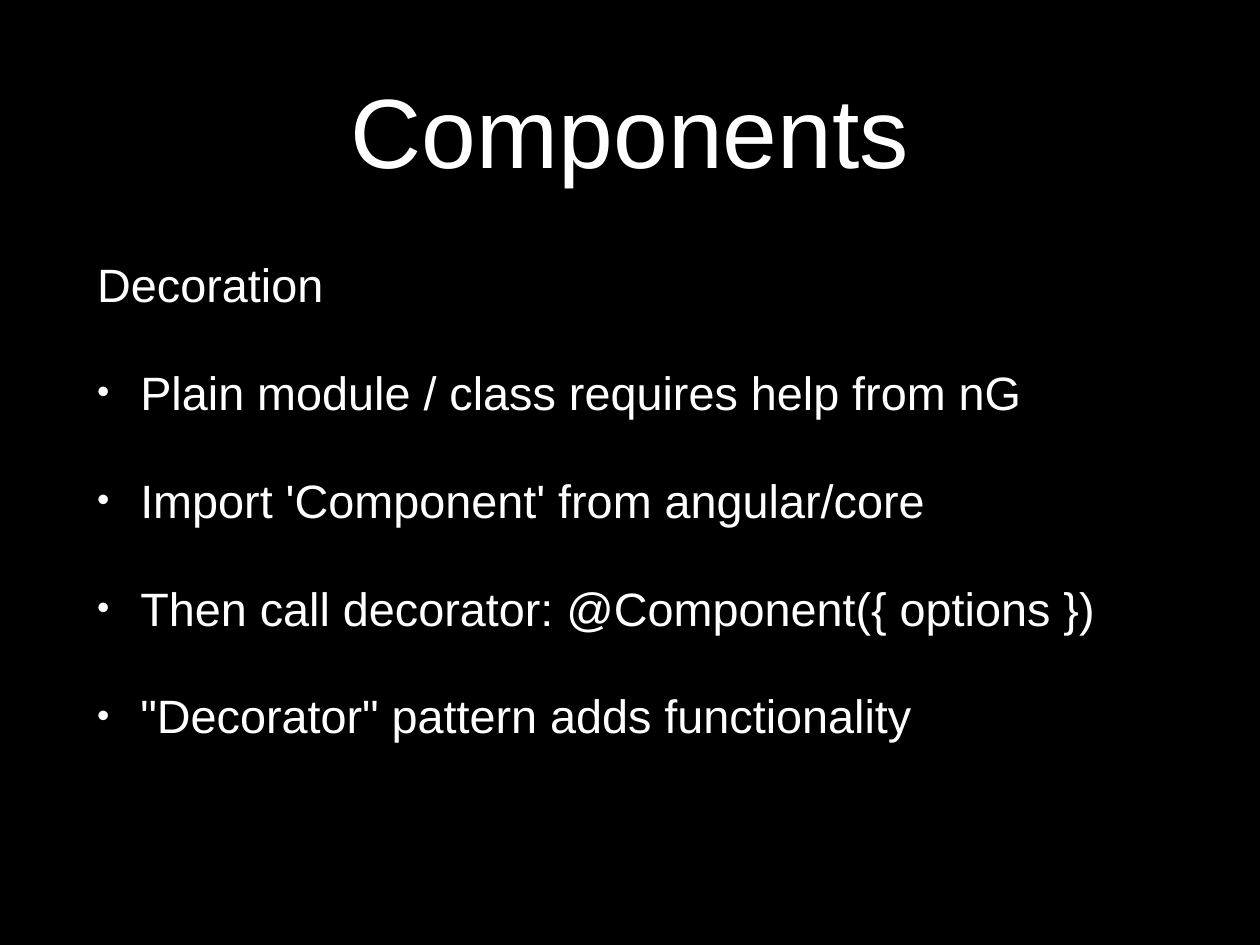
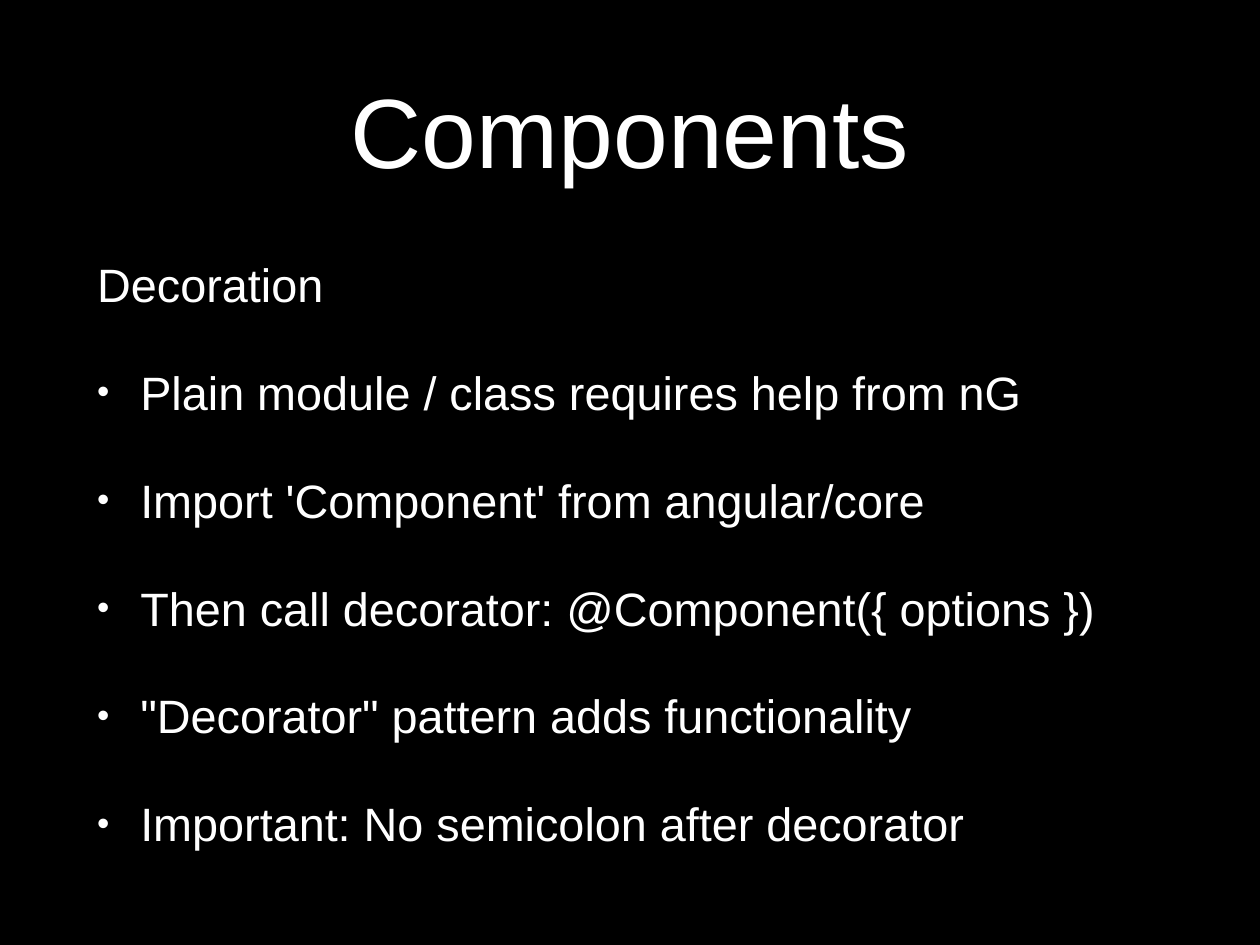
Before and after one commit to eliasjames/training-angular, a slide deck: slide 6 of slides/2.0/Angular 2.0 Slides Day 2.pptx. Drawn at 1260x945 pixels with LibreOffice and Linux fonts; fonts in the diff are those of the drawing. Boxes give left, top, right and bottom in pixels: in the first picture for what was removed or moved away, otherwise in the second. Text is boxed around its words. In the diff, an @@ line names an element or a change of style, - is before the commit and + after.

Commit message:
SLides!

```diff
--- a/slides/2.0/Angular 2.0 Slides Day 2.pptx
+++ b/slides/2.0/Angular 2.0 Slides Day 2.pptx
@@ text at (140, 807, 964, 850): paragraph added @@
+• Important: No semicolon after decorator
```
Also in this commit, not shown: 3 other files.
